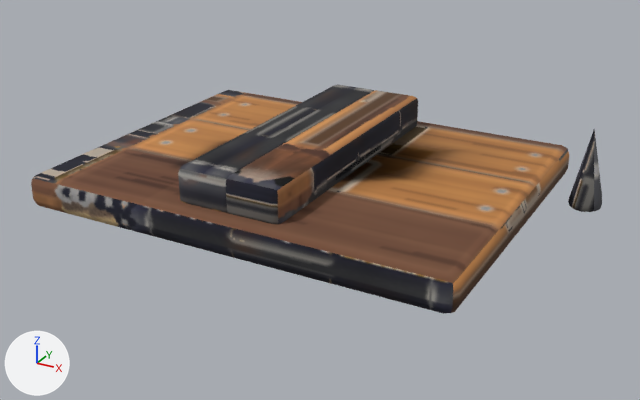
The glTF model game/assets/custom/snap_trap_base.glb, before and after one commit.
Rendered twice from a camera (50 mm lens) standing at (0.842, -1.493, 0.728) and looking at (0.037, -0.03, -0.003). The lights are fixed; the arrows at lower left show +X, +Y and +Z. The older version comes first. Vertices at exactly the same position are counted once.

The first picture shows 'snap_trap_base'.
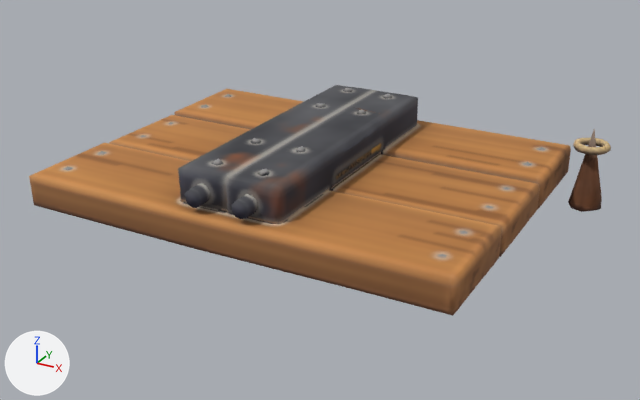
Changed parts and their boxes [x1, y1, x2, y2] in the pictures (640 x 400 px):
'snap_trap_base', reshaped, moved
    before: [31, 84, 602, 314]
    after: [29, 85, 611, 316]
part 1 of me_snap_trap_base, added (beige)
    after: [573, 138, 611, 155]
part 2 of me_snap_trap_base, rebuilt (12% narrower, 23% shorter)
    before: [31, 90, 569, 314]
    after: [29, 143, 501, 316]
part 3 of me_snap_trap_base, rebuilt
    before: [178, 84, 374, 213]
    after: [178, 85, 376, 212]
part 4 of me_snap_trap_base, rebuilt
    before: [226, 90, 418, 224]
    after: [226, 91, 418, 224]
part 5 of me_snap_trap_base, deleted
    before: [568, 129, 602, 212]
part 6 of me_snap_trap_base, added (orange)
    after: [65, 88, 602, 257]

The change, as a diff of the scene's bpy script:
```diff
--- a/game/assets/custom/snap_trap_base.glb.py
+++ b/game/assets/custom/snap_trap_base.glb.py
@@ me_snap_trap_base @@
 # used by ob_snap_trap_base; location = (0.0, 0.0, 0.035)
-me_snap_trap_base.from_pydata(...)  # 463 vertices, 908 faces; spans x -0.45..0.536, y -0.35..0.35, z -0.085..0.105
+me_snap_trap_base.from_pydata(...)  # 557 vertices, 998 faces; spans x -0.45..0.538, y -0.114..0.582, z -0.085..0.114
+# me_snap_trap_base part 1: a new loose piece, a torus around z (ring radius 0.031, tube radius 0.009) spanning x 0.462..0.538, y 0.496..0.573, z 0.046..0.064, in mat_snap_trap_base_painted (picture img_snap_trap_base_paint)
+# me_snap_trap_base part 2: the loose piece of 195 vertices spanning x -0.45..0.45, y -0.35..0.35, z -0.035..0.065 is rebuilt with 48 vertices and now spans x -0.45..0.45, y -0.114..0.114, z -0.035..0.038
+# me_snap_trap_base part 3: the loose piece of 98 vertices spanning x -0.11..0.01, y -0.31..0.31, z 0.025..0.105 is rebuilt with 80 vertices and now spans x -0.11..0.01, y -0.076..0.544, z 0.025..0.105
+# me_snap_trap_base part 4: the loose piece of 98 vertices spanning x -0.01..0.11, y -0.31..0.31, z 0.025..0.105 is rebuilt with 77 vertices and now spans x -0.01..0.11, y -0.076..0.544, z 0.025..0.105
+# me_snap_trap_base part 5: the loose piece of 72 vertices spanning x 0.466..0.536, y 0.265..0.336, z -0.085..0.095 is deleted
+# me_snap_trap_base part 6
+# 273 vertices are added at x -0.45..0.535, y -0.106..0.582, z -0.085..0.114
+# 15 new vertices lie (0.0, 0.204, 0.0) away from vertices in x -0.45..0.45, y 0.132..0.366, z -0.035..0.035
+# 472 new faces join them
 me_snap_trap_base.materials.append(mat_snap_trap_base_painted)
@@ ob_snap_trap_base @@
 ob_snap_trap_base = bpy.data.objects.new('snap_trap_base', me_snap_trap_base)
-ob_snap_trap_base.location = (0.0, 0.0, 0.035)
+ob_snap_trap_base.location = (0.0, -0.234, 0.035)
```
